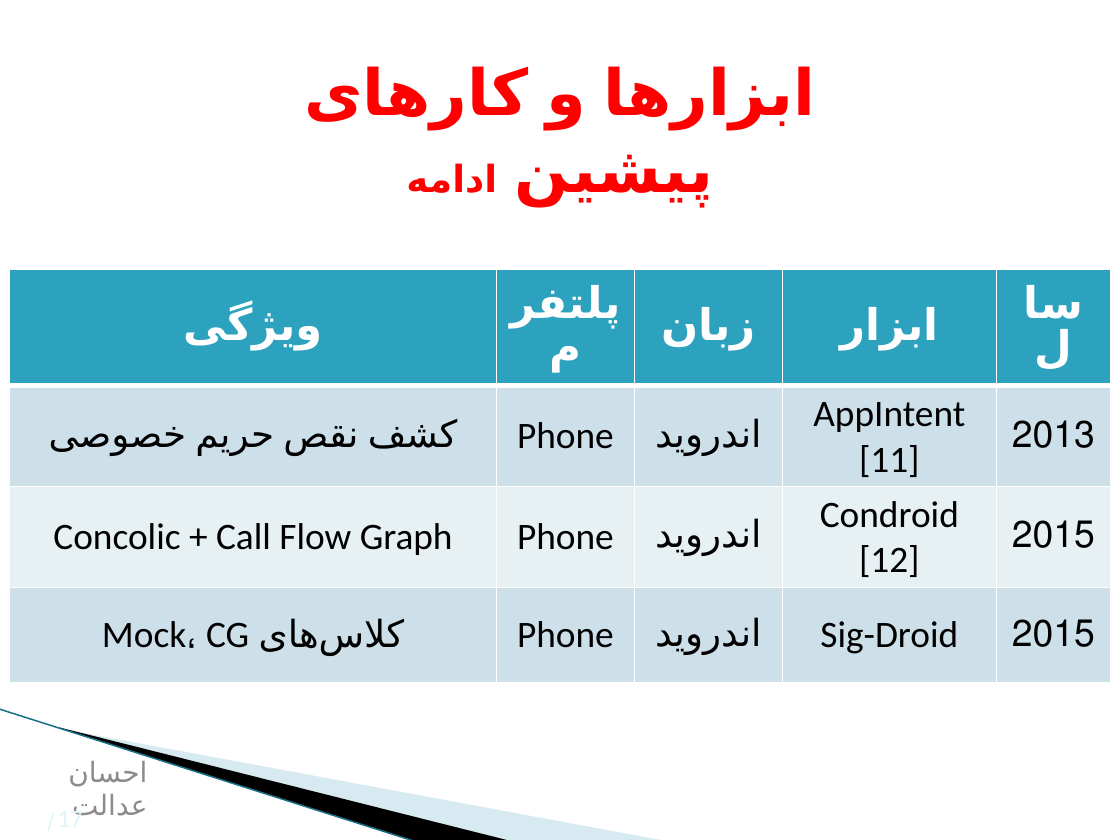
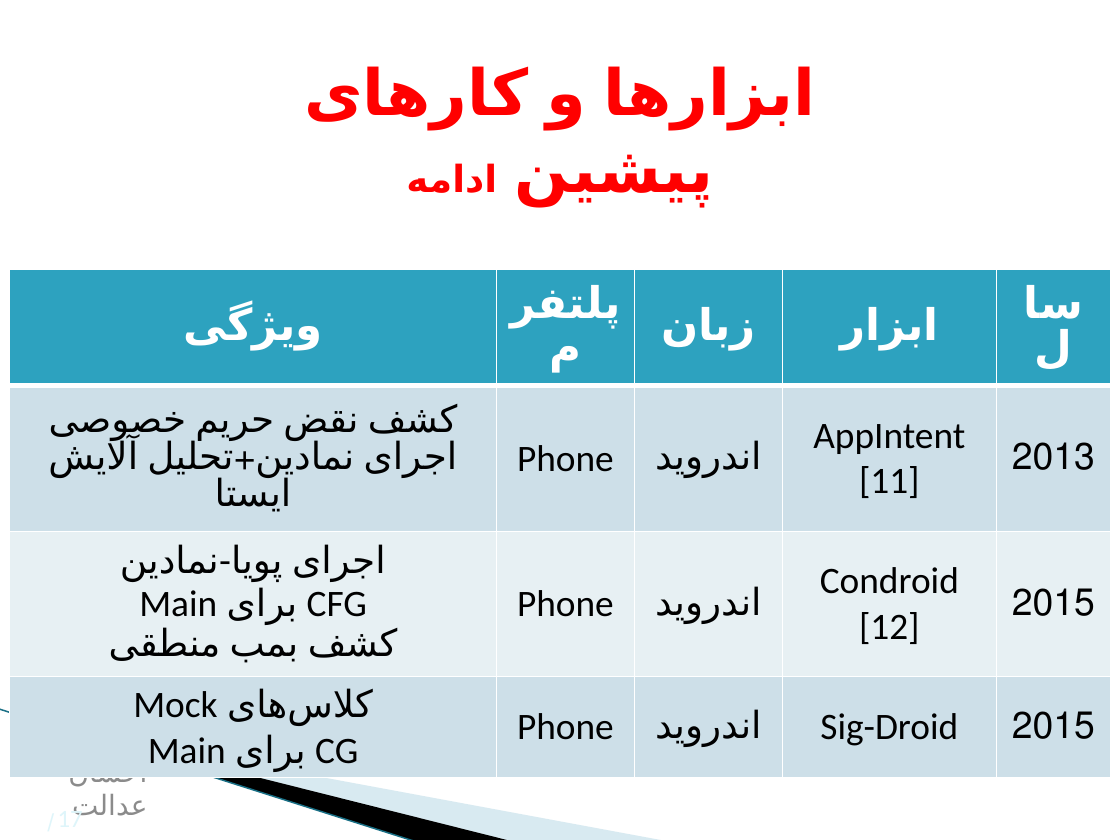
Before and after one commit to ehsan-is-everything/CIG-Droid, a slide deck: slide 17 of Presentation/Presentation-v1.pptx. Drawn at 1120x840 pixels with LibreOffice and Linux fonts; fonts in the diff are those of the drawing; background and template pictures are left out. Boxes give left, top, right and bottom in pixels: in the first picture for what was removed or moved away, otherwise in the second. Text is boxed around its words. In the diff, an @@ line names an element or a change of style, - is before the commit and + after.

Commit message:
update

```diff
--- a/Presentation/Presentation-v1.pptx
+++ b/Presentation/Presentation-v1.pptx
@@ table at bbox=[10, 270, 1111, 775] @@
-row 2, column 1: کشف نقص حریم خصوصی
+row 2, column 1: کشف نقض حریم خصوصی / اجرای نمادین+تحلیل آلایش ایستا
-row 3, column 1: Concolic + Call Flow Graph
+row 3, column 1: اجرای پویا-نمادین / CFG برای Main / کشف بمب منطقی
-row 4, column 1: کلاس‌های Mock، CG
+row 4, column 1: کلاس‌های Mock / CG برای Main
```
Also in this commit, not shown: 18 other slides changed.
